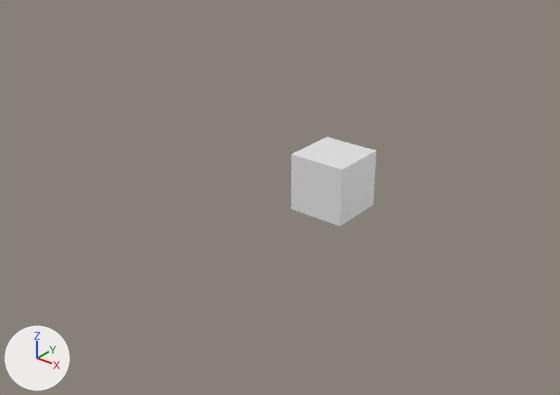
The Blender file BlenderTEBPon.blend, before and after one commit.
Rendered twice from a camera (50 mm lens) standing at (13.37, -19.56, 10.79) and looking at (0.34, -3.27, 0.69). Every picture has the same lights, and +X, +Y and +Z are marked at lower left.
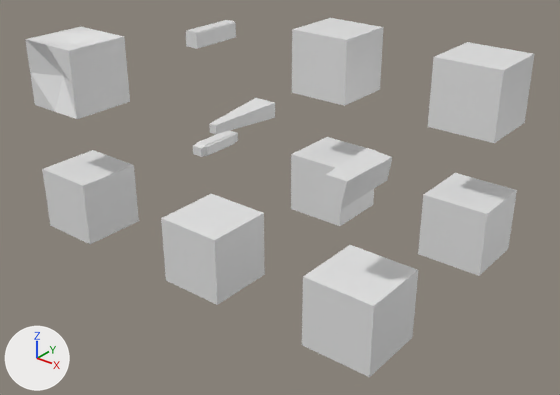
The newer file is also turned or shifted as a whole; pictures and numbers use the older file's frame.

Pixel boxes [x1, y1, x2, y2] of what changed, in the pictures (560 x 395 px):
'Cube.008', added: after [302, 245, 418, 377]
'Cube.006', added: after [161, 194, 265, 305]
'Cube.005', added: after [428, 42, 535, 143]
'Cube.010', added: after [25, 27, 130, 119]
'Cube.002', added: after [418, 173, 517, 276]
'Cube.003', added: after [292, 18, 384, 106]
'Cube.007', added: after [42, 150, 139, 244]
'Cube.011', added: after [316, 148, 393, 210]
'Cube.009', added: after [209, 98, 275, 134]
'Cube.004', added: after [186, 20, 236, 49]
'Cube.001', added: after [193, 131, 238, 157]

The change, as a diff of the scene's bpy script:
```diff
--- a/BlenderTEBPon.blend.py
+++ b/BlenderTEBPon.blend.py
@@ me_cube_011 @@
+me_cube_011.from_pydata([(0.07, 1.0, -0.38), (-0.03, 1.0, -1.0), (0.14, -1.0, -0.27), (0.0, -1.0, -1.0), (-0.66, 1.03, -0.34), (-0.68, 1.0, -1.0), (-0.42, -1.0, -0.26), (-0.68, -1.0, -1.0)], [], [(0, 4, 6, 2), (3, 2, 6, 7), (7, 6, 4, 5), (5, 1, 3, 7), (1, 0, 2, 3), (5, 4, 0, 1)])
+me_cube_011.materials.append(mat_material)  # white #e7e7e7
@@ me_cube_010 @@
+me_cube_010.from_pydata(...)  # 26 vertices, 24 faces; spans x -1.0..1.0, y -1.0..1.75, z -1.0..1.0
+me_cube_010.materials.append(mat_material)  # white #e7e7e7
@@ me_cube_009 @@
+me_cube_009.from_pydata([(1.0, 1.0, 1.0), (1.0, 1.0, -1.0), (0.31, -1.0, 0.56), (0.31, -1.0, -0.56), (-1.0, 1.0, 1.0), (-1.0, 1.0, -1.0), (-0.31, -1.0, 0.56), (-0.31, -1.0, -0.56)], [], [(0, 4, 6, 2), (3, 2, 6, 7), (7, 6, 4, 5), (5, 1, 3, 7), (1, 0, 2, 3), (5, 4, 0, 1)])
+me_cube_009.materials.append(mat_material)  # white #e7e7e7
@@ me_cube_004 @@
+me_cube_004.from_pydata(...)  # 386 vertices, 384 faces; spans x -1.0..1.0, y -1.0..1.0, z -1.0..1.0
+me_cube_004.materials.append(mat_material)  # white #e7e7e7
@@ me_cube_001 @@
+me_cube_001.from_pydata(...)  # 726 vertices, 728 faces; spans x -1.0..1.0, y -1.0..1.0, z -1.0..1.0
+me_cube_001.materials.append(mat_material)  # white #e7e7e7
@@ ob_cube_011 @@
+ob_cube_011 = bpy.data.objects.new('Cube.011', me_cube_011)
+ob_cube_011.location = (4.87, -5.81, 4.1)
@@ ob_cube_010 @@
+ob_cube_010 = bpy.data.objects.new('Cube.010', me_cube_010)
+ob_cube_010.location = (-5.31, -5.77, 4.1)
@@ ob_cube_009 @@
+ob_cube_009 = bpy.data.objects.new('Cube.009', me_cube_009)
+ob_cube_009.location = (1.09, -5.81, 4.1)
+ob_cube_009.rotation_euler = (3.142, 0.0, 0.0)  # degrees (180, 0, 0)
+ob_cube_009.scale = (-0.321, -1.0, -0.202)
@@ ob_cube_008 @@
+ob_cube_008 = bpy.data.objects.new('Cube.008', me_cube.copy())  # the mesh of ob_cube
+ob_cube_008.location = (4.87, -5.81, 0.0)
@@ ob_cube_007 @@
+ob_cube_007 = bpy.data.objects.new('Cube.007', me_cube.copy())  # the mesh of ob_cube
+ob_cube_007.location = (-5.35, -5.81, 0.0)
@@ ob_cube_006 @@
+ob_cube_006 = bpy.data.objects.new('Cube.006', me_cube.copy())  # the mesh of ob_cube
+ob_cube_006.location = (0.0, -5.81, 0.0)
@@ ob_cube_005 @@
+ob_cube_005 = bpy.data.objects.new('Cube.005', me_cube.copy())  # the mesh of ob_cube
+ob_cube_005.location = (4.79, 0.03, 4.07)
@@ ob_cube_004 @@
+ob_cube_004 = bpy.data.objects.new('Cube.004', me_cube_004)
+ob_cube_004.location = (-5.35, 0.0, 4.1)
+ob_cube_004.scale = (0.248, 1.0, 0.283)
@@ ob_cube_003 @@
+ob_cube_003 = bpy.data.objects.new('Cube.003', me_cube.copy())  # the mesh of ob_cube
+ob_cube_003.location = (0.0, 0.0, 4.1)
@@ ob_cube_002 @@
+ob_cube_002 = bpy.data.objects.new('Cube.002', me_cube.copy())  # the mesh of ob_cube
+ob_cube_002.location = (4.87, 0.0, 0.0)
@@ ob_cube_001 @@
+ob_cube_001 = bpy.data.objects.new('Cube.001', me_cube_001)
+ob_cube_001.location = (-5.36, 0.02, -0.03)
+ob_cube_001.scale = (0.276, 1.0, 0.225)
```
